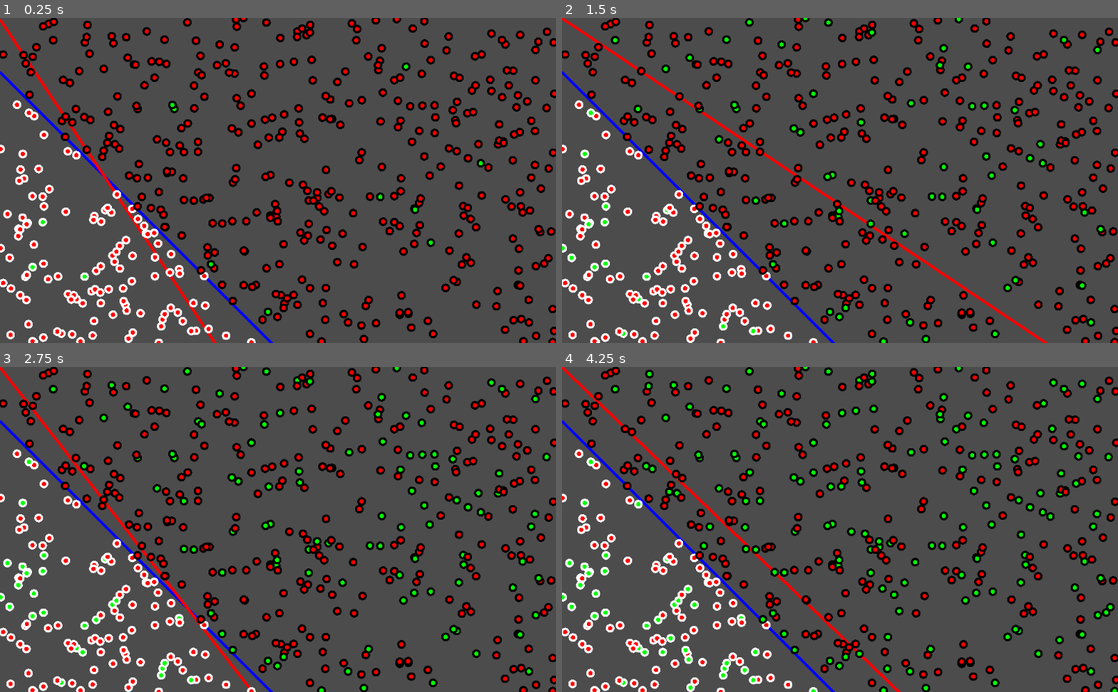
Above: before the commit, frames 1-4 (two rows, left to right).
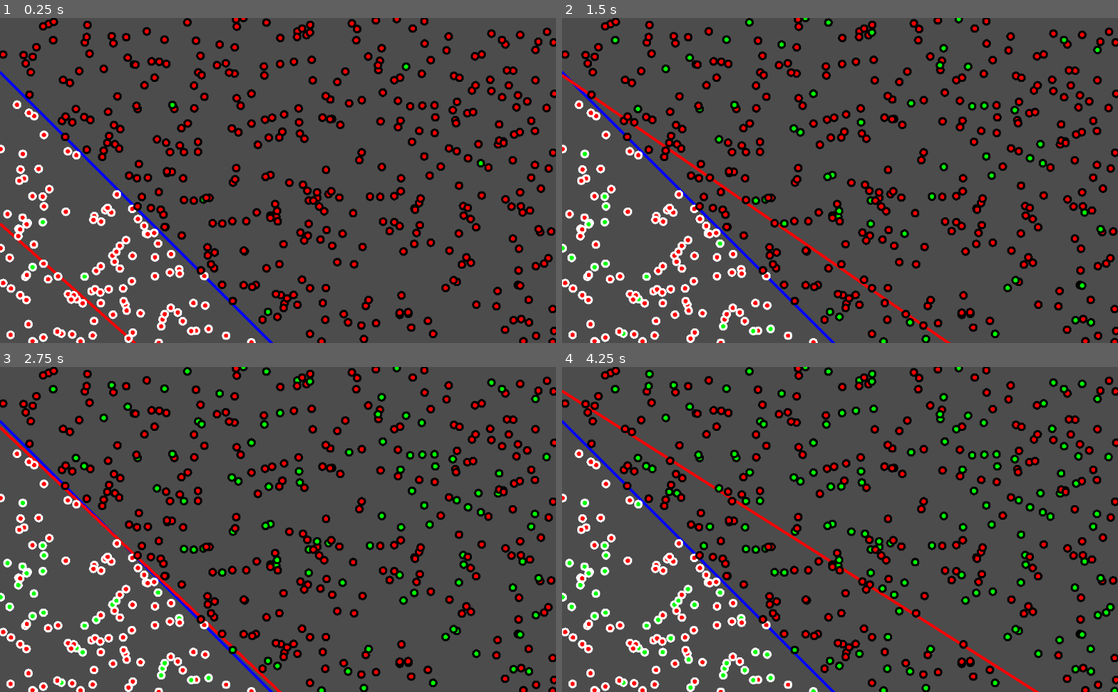
Above: after the commit, the same moments.

Repository: Greaby/godot-perceptron
Game: Godot game, scene res://Main.tscn
Two runs of this game, one before a commit and one after it. Both use one fixed random seed, a clock stepped at 60 frames per second and the inputs below.
Inputs:
- Up to frame 1 (0.25 s): no input
- Up to frame 2 (1.5 s): tap Enter at 1.25 s
- Up to frame 3 (2.75 s): no input
- Up to frame 4 (4.25 s): no input

The runs differ from the first frame. In frame 1, 0.9% of the frame differs, in the area x 0-78%, y 0-100%; in frame 2, 1.7%, in the area x 0-93%, y 0-100%; in frame 3, 1.3%; in frame 4, 1.6%.

Commit message:
add learning rate per weights

Diff:
--- a/Main.gd
+++ b/Main.gd
@@ -11,7 +11,7 @@
 	randomize()
 	var pointScene = preload("res://Point.tscn")
 	# 3 weights : x, y, bias
-	perceptron = Perceptron.new(3, 0.001)
+	perceptron = Perceptron.new(3, [0.0001, 0.0001, 10])
 
 	for i in range(500):
 		var point = pointScene.instance()
--- a/perceptron.gd
+++ b/perceptron.gd
@@ -1,11 +1,11 @@
 extends Node
 class_name Perceptron
 
-var learning_rate
+var learning_rates
 var weights = []
 
-func _init(n: int, learning_rate_: float):
-	learning_rate = learning_rate_
+func _init(n: int, learning_rates_: Array):
+	learning_rates = learning_rates_
 	randomize()
 	for i in range(n):
 		# random weights between -1 and 1
@@ -23,6 +23,6 @@
 	var error = target - guess
 
 	for i in range(weights.size()):
-		weights[i] += error * inputs[i] * learning_rate
+		weights[i] += error * inputs[i] * learning_rates[i]
 
 	return error
